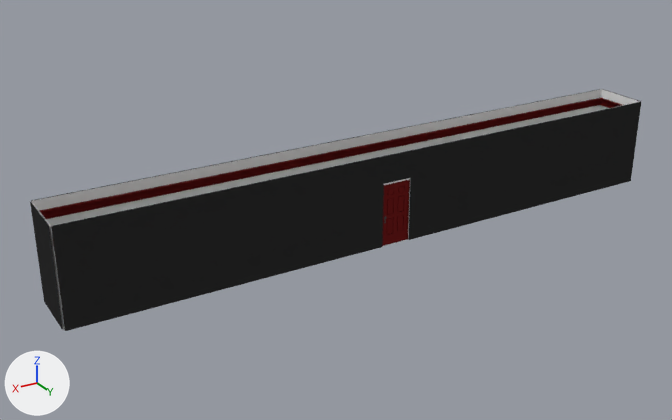
The Blender file Assets/models/hall01/walls_and_floors02i.blend, before and after one commit.
Rendered twice from a 50 mm lens placed at (65.8, 98.1, 54.0), pointed at (5.7, -2.1, 3.9). Every picture has the same lights, and +X, +Y and +Z are marked at lower left.

The first picture shows 'door01', 'wall_back01', 'wall_back01.002', 'wall_n', 'wall_s', 'wall_top_trim.001'.
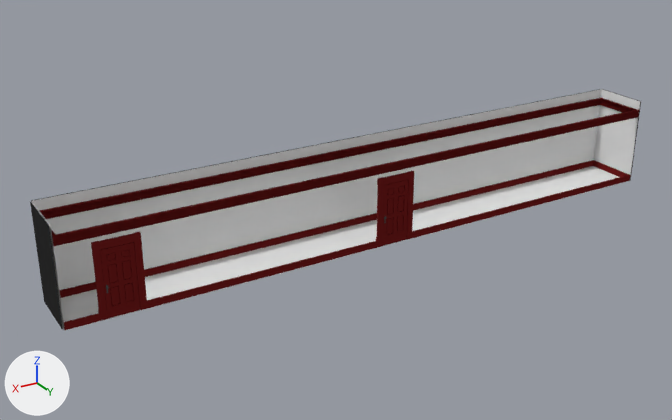
Commit message: adding new doors to walls_and_floors02

Boxes [x1, y1, x2, y2] around the edits, measured in the pictures (672 x 420 px):
'wall_back01', hidden (black): before [51, 102, 641, 331]
'door02', added (red): after [100, 242, 140, 318]
'doorway02', added (red): after [91, 232, 148, 321]
'wall_n', hidden: before [51, 102, 638, 330]
part 1 of me_plane_001, built on (black): before [51, 156, 384, 331]
'wall_s', unchanged, uncovered by the edit: before [32, 89, 602, 225]; after [32, 89, 602, 290]
'floor', unchanged, uncovered by the edit: before [383, 239, 407, 246]; after [60, 166, 627, 330]
'wall_top_trim', unchanged, uncovered by the edit: after [52, 109, 638, 246]
'wall_bottom_trim.000', unchanged, uncovered by the edit: after [64, 175, 630, 330]

Edits to the bpy script that builds the scene:
```text
Change me_plane_001:
    where me_plane_001.from_pydata(...)  # 12 vertices, 5 faces; spans x -1.0..1.0, y -1.0..1.0, z 0.0
    used by ob_wall_back01; parent = ob_wall_n; location = (0.0, 0.172, 6.5); rotation_euler = (1.571, 0.0, 3.142), in degrees (90, 0, 180); scale = (45.0, 6.5, 1.0)
    verts and faces of me_plane_001; kept vertices keep their numbers, new ones are numbered from 12
    before: 1 (-1.0, -1.0, 0.0) at pixel (65, 331), 3 (-1.0, 1.0, 0.0) at pixel (51, 226), 6 (-0.05, 1.0, 0.0) at pixel (384, 155), 7 (-0.05, -1.0, 0.0) at pixel (382, 247), 9 (-0.05, 0.41, 0.0) at pixel (383, 183)
    before: 10 (-1.0, 0.41, 0.0) at pixel (55, 258)
    me_plane_001 part 1
    add delete_faces([(3, 10, 9, 6), (1, 7, 9, 10)])
    add for new, old in zip([12, 13, 14], [6, 7, 9]): verts[new] = verts[old] + (-0.75, 0.0, 0.0)
    add for new, old in zip([15, 16, 17], [1, 3, 10]): verts[new] = verts[old] + (0.11, 0.0, 0.0)
    add faces += [(6, 12, 14, 9), (7, 9, 14, 13), (3, 10, 17, 16), (12, 16, 17, 14), (1, 15, 17, 10)]
Change ob_wall_n:
    add ob_wall_n.hide_viewport = True
Change ob_wall_back01:
    add ob_wall_back01.hide_viewport = True
Add ob_door02:
    ob_door02 = bpy.data.objects.new('door02', me_plane_008.copy())  # the mesh of ob_door01
    ob_door02.parent = ob_doorway02
    ob_door02.matrix_parent_inverse = Matrix(((0.4, 0.0, 0.0, 0.0), (0.0, 0.0, 0.25, -1.0), (0.0, -1.0, 0.0, 3.748), (0.0, 0.0, 0.0, 1.0)))
    ob_door02.location = (-1.713, 3.773, 3.579)
    ob_door02.rotation_euler = (1.571, 0.0, 0.0)  # degrees (90, 0, 0)
    ob_door02.scale = (1.73, 3.55, 1.0)
Add ob_doorway02:
    ob_doorway02 = bpy.data.objects.new('doorway02', me_plane_007.copy())  # the mesh of ob_doorway01
    ob_doorway02.location = (38.0, 3.7, 4.9)
    ob_doorway02.rotation_euler = (1.571, 0.0, 0.0)  # degrees (90, 0, 0)
    ob_doorway02.scale = (2.85, 4.92, 1.0)
```
